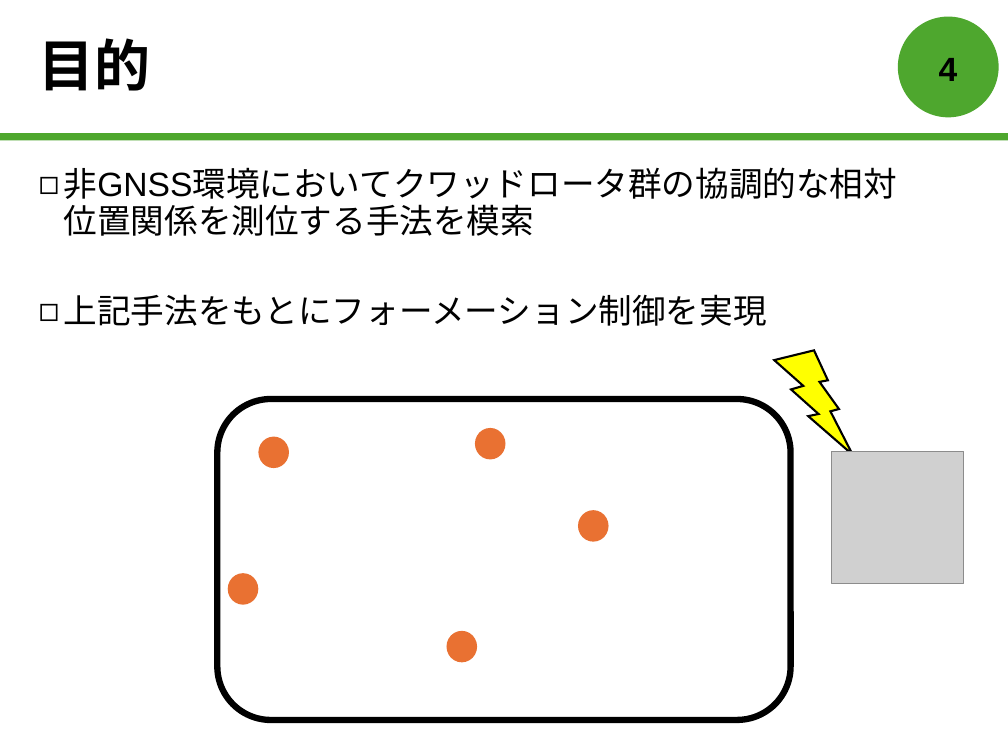
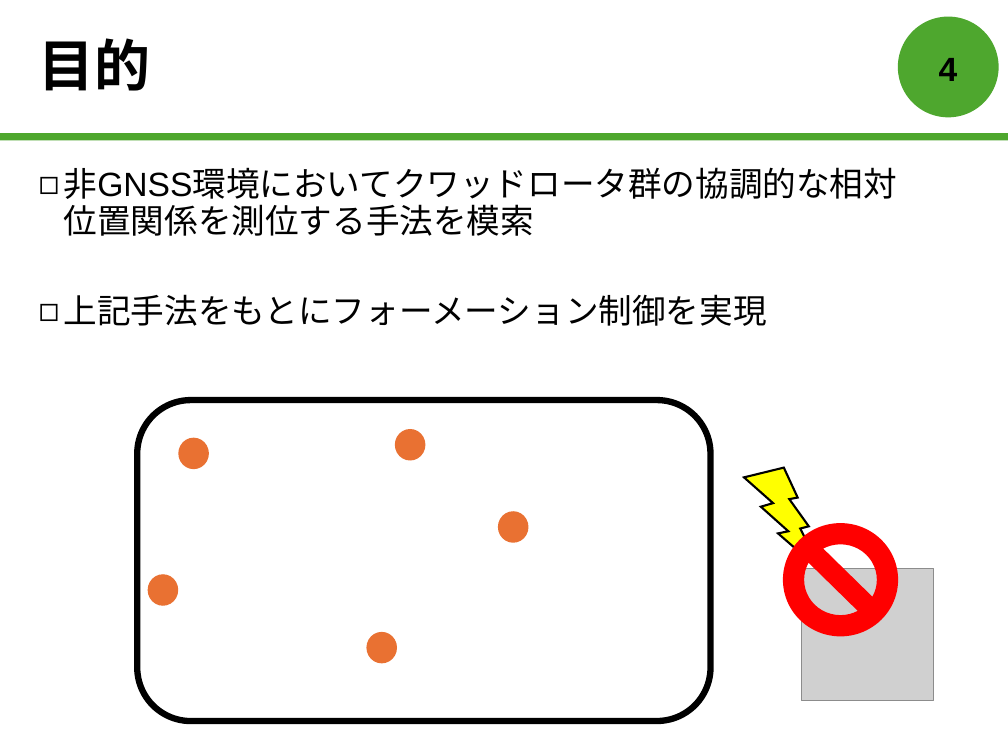
Before and after one commit to forest-book/MatlabLOSFormation, a slide deck: slide 5 of 森本皓斗.pptx. Drawn at 1008x756 pixels with LibreOffice and Linux fonts; fonts in the diff are those of the drawing; grey boxes stand for pictures. Boxes give left, top, right and bottom in pixels: in the first picture for what was removed or moved away, otherwise in the second. Text is boxed around its words. In the diff, an @@ line names an element or a change of style, - is before the commit and + after.

```diff
--- a/森本皓斗.pptx
+++ b/森本皓斗.pptx
@@ lightning bolt: place and size @@
-lightning bolt at [759, 344, 870, 455]
+lightning bolt at [730, 461, 841, 572]
@@ no-entry sign added at [783, 523, 898, 636], fill #FF0000 @@
@@ picture: place and size @@
-picture at [832, 451, 964, 583]
+picture at [801, 569, 933, 701]
@@ 5 ellipses, 1 rounded rectangle: place and size @@
-5 ellipses, 1 rounded rectangle at [218, 399, 791, 720]
+5 ellipses, 1 rounded rectangle at [137, 400, 711, 721]
```
Also in this commit, not shown: 4 other slides changed.
